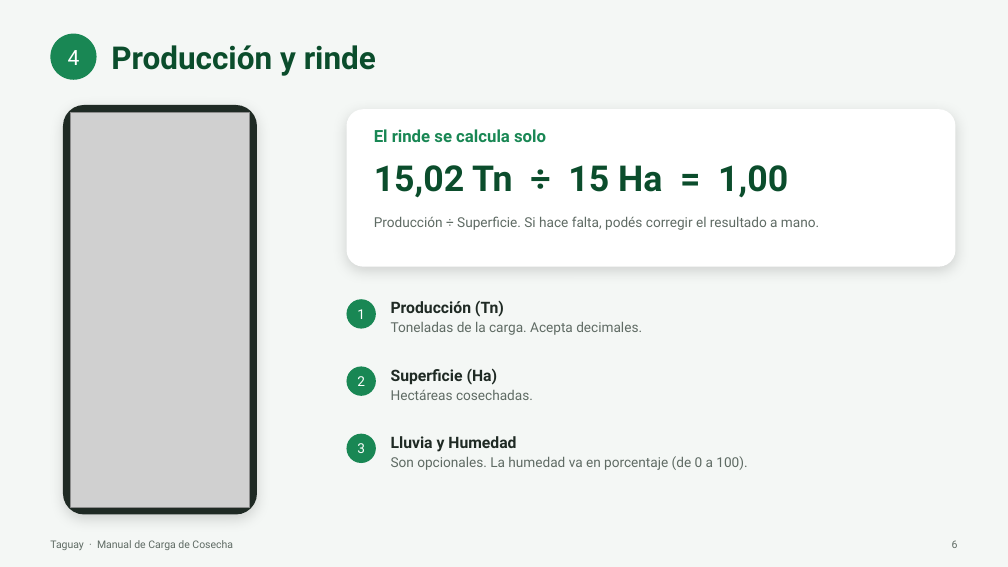
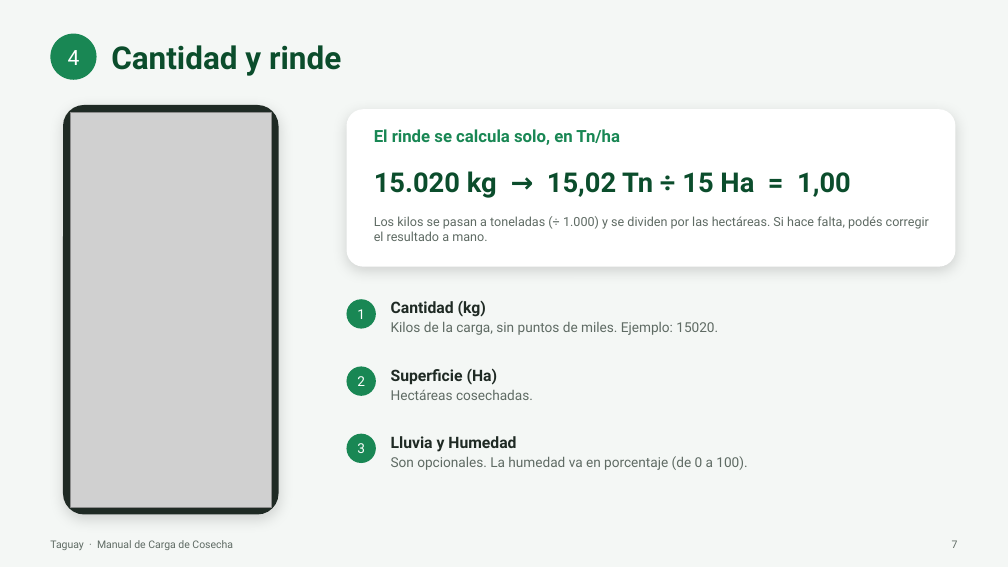
Before and after one commit to gustavogidearg1/Taguay, a slide deck: slide 7 of docs/manual/Manual Carga de Cosecha.pptx (slide 6 before the commit). Drawn at 1008x567 pixels with LibreOffice and Linux fonts; fonts in the diff are those of the drawing; grey boxes stand for pictures. Boxes give left, top, right and bottom in pixels: in the first picture for what was removed or moved away, otherwise in the second. Text is boxed around its words. In the diff, an @@ line names an element or a change of style, - is before the commit and + after.

```diff
--- a/docs/manual/Manual Carga de Cosecha.pptx
+++ b/docs/manual/Manual Carga de Cosecha.pptx
@@ text at (x1=111, y1=45, x2=341, y2=76): text changed @@
-Producción y rinde
+Cantidad y rinde
@@ rounded rectangle resized from (x1=63, y1=105, x2=257, y2=515) to (x1=63, y1=105, x2=278, y2=515) @@
@@ rounded rectangle at (x1=63, y1=105, x2=278, y2=515): proportions changed @@
@@ picture resized from (x1=70, y1=113, x2=250, y2=507) to (x1=70, y1=113, x2=271, y2=507) @@
@@ text at (x1=374, y1=129, x2=620, y2=145): text changed @@
-El rinde se calcula solo
+El rinde se calcula solo, en Tn/ha
@@ text at (x1=374, y1=171, x2=851, y2=198): text changed; size 34 to 26 pt @@
-15,02 Tn ÷ 15 Ha = 1,00
+15.020 kg → 15,02 Tn ÷ 15 Ha = 1,00
@@ text "15.020 kg → 15,02 Tn ..." at (x1=374, y1=171, x2=851, y2=198): vertical alignment top to middle @@
@@ text at (x1=374, y1=216, x2=929, y2=241): text changed; size 13 to 12 pt @@
-Producción ÷ Superficie. Si hace falta, podés corregir el resultado a mano.
+Los kilos se pasan a toneladas (÷ 1.000) y se dividen por las hectáreas. Si hace falta, podés corregir el resultado a mano.
@@ text at (x1=391, y1=301, x2=718, y2=335): text changed @@
-Producción (Tn)
-Toneladas de la carga. Acepta decimales.
+Cantidad (kg)
+Kilos de la carga, sin puntos de miles. Ejemplo: 15020.
@@ text at (x1=952, y1=540, x2=958, y2=548): text changed @@
-6
+7
```
Also in this commit, not shown: 9 other slides changed, 1 slide added, 10 other files.
